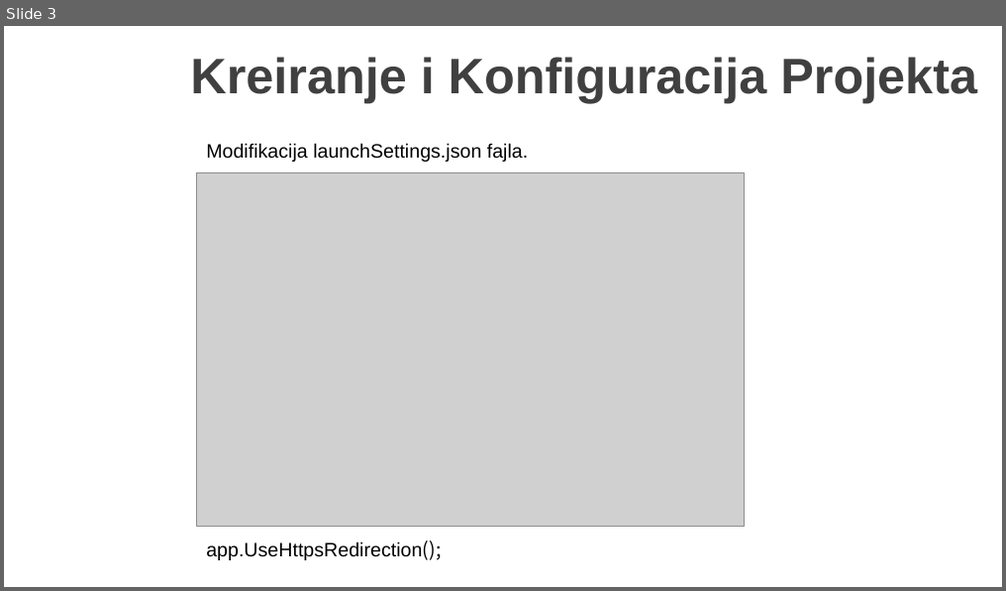
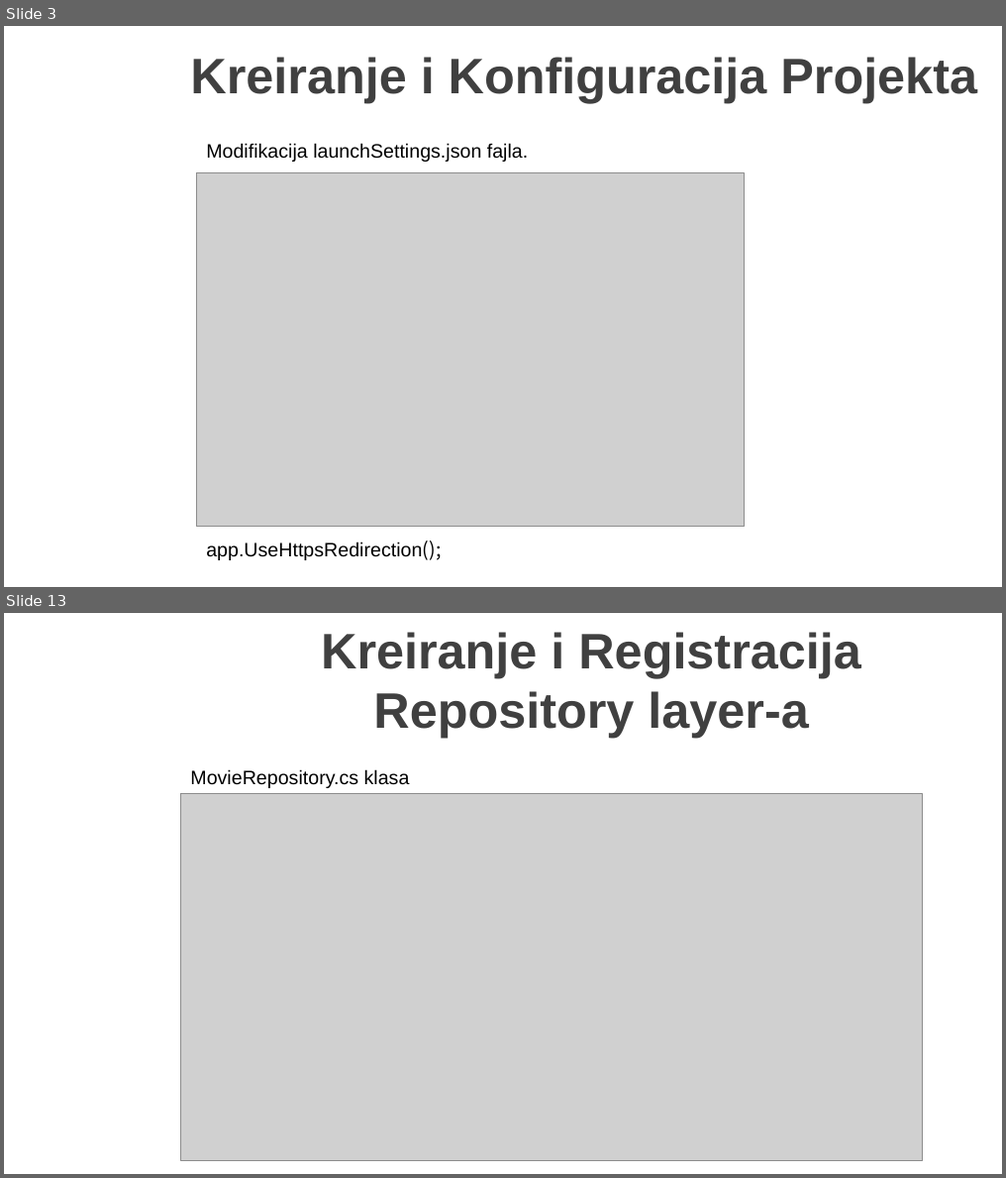
Before and after one commit to MarinkoSpasojevic/predavanje-netcore-angular, a slide deck: .NET Core i Angular Web Dev.pptx. Shown one above the other, each under a label of ours: slide 3 before the commit, slides 3 and 13 after it; the slides between them are not shown. The pictures are 1006x591 and 1006x1178 pixels, drawn with LibreOffice and Linux fonts; fonts in the diff are those of the drawing; grey boxes stand for pictures; background and template pictures are left out. Boxes give left, top, right and bottom in pixels: in the first picture for what was removed or moved away, otherwise in the second. Text is boxed around its words. In the diff, an @@ line names an element or a change of style, - is before the commit and + after.

```diff
--- a/.NET Core i Angular Web Dev.pptx
+++ b/.NET Core i Angular Web Dev.pptx
@@ slide 13 added at <box>4,613,1002,1174</box>, background picture (left out) @@
@@ title added at <box>321,632,861,738</box>, 36 pt, text #404040, bold @@
+Kreiranje i Registracija Repository layer-a
@@ text added at <box>190,769,410,788</box>, 14 pt, text #000000 @@
+MovieRepository.cs klasa
@@ picture added at <box>180,793,922,1160</box> @@
```
Also in this commit, not shown: 10 other slides added, 22 other files.
